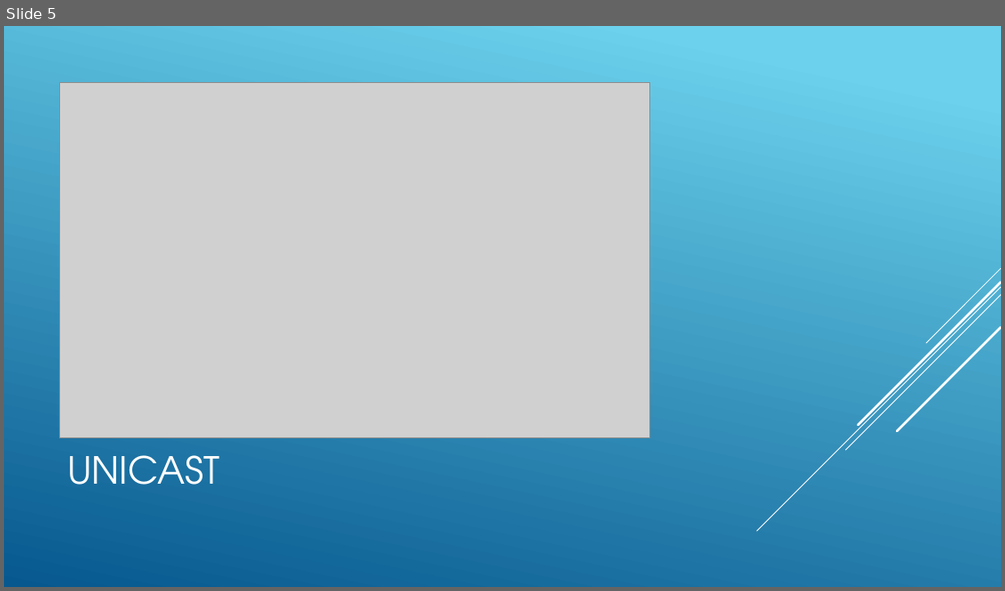
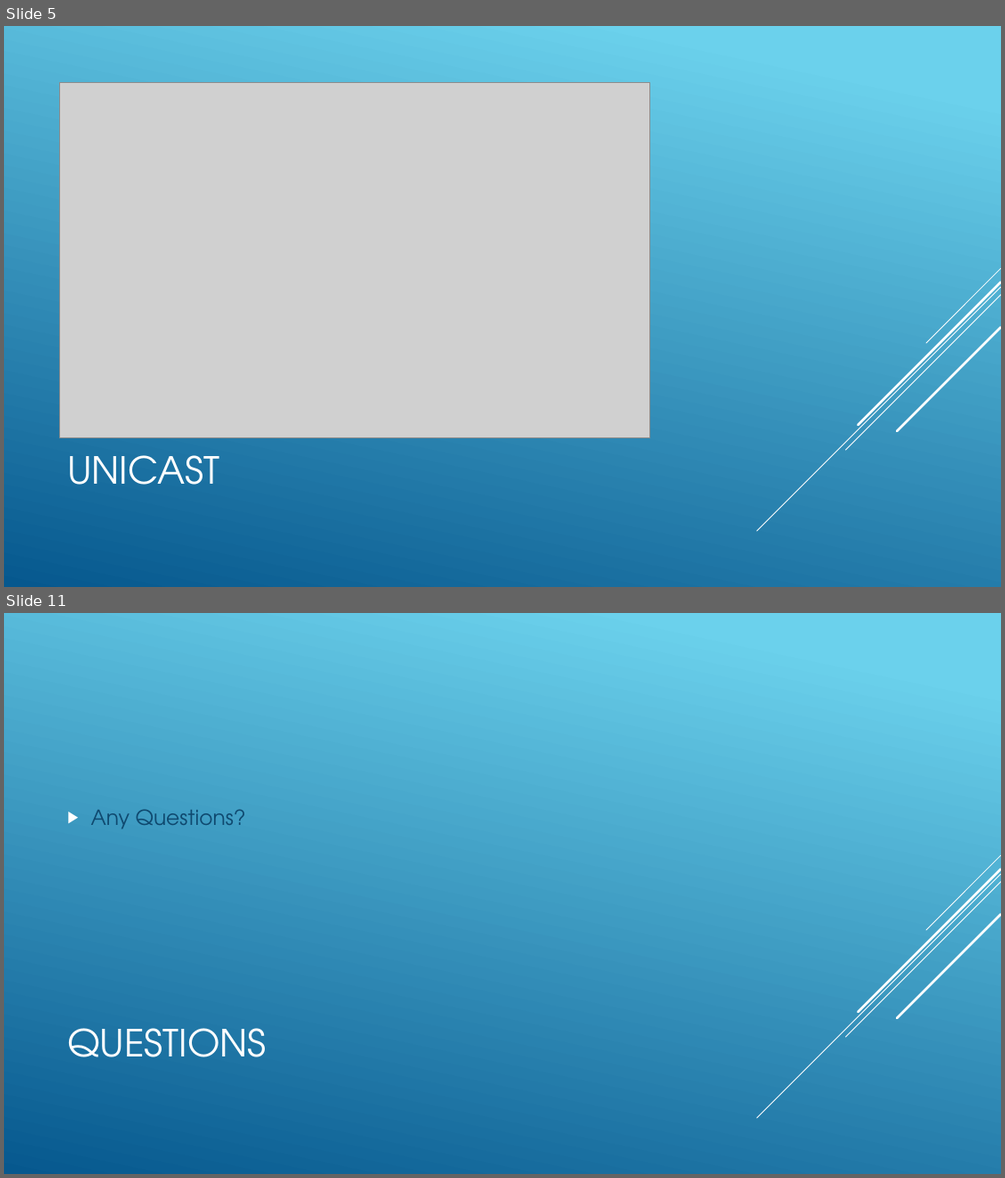
Before and after one commit to thebinaryblob/group2, a slide deck: doc/Time Synchronization II.pptx. Shown one above the other, each under a label of ours: slide 5 before the commit, slides 5 and 11 after it; the slides between them are not shown. The pictures are 1005x591 and 1005x1178 pixels, drawn with LibreOffice and Linux fonts; fonts in the diff are those of the drawing; grey boxes stand for pictures. Boxes give left, top, right and bottom in pixels: in the first picture for what was removed or moved away, otherwise in the second. Text is boxed around its words. In the diff, an @@ line names an element or a change of style, - is before the commit and + after.

```diff
--- a/doc/Time Synchronization II.pptx
+++ b/doc/Time Synchronization II.pptx
@@ slide 11 added at (4,613,1001,1174), background gradient #6ED2EB to #06588E; not listed: 5 template elements that a slide beside it also shows @@
@@ text added at (91,809,246,828), 20 pt, text #0F496F @@
+▶ Any Questions?
@@ title added at (67,1028,266,1057), 36 pt, text #FFFFFF @@
+QUESTIONS
```
Also in this commit, not shown: 5 other slides added.
